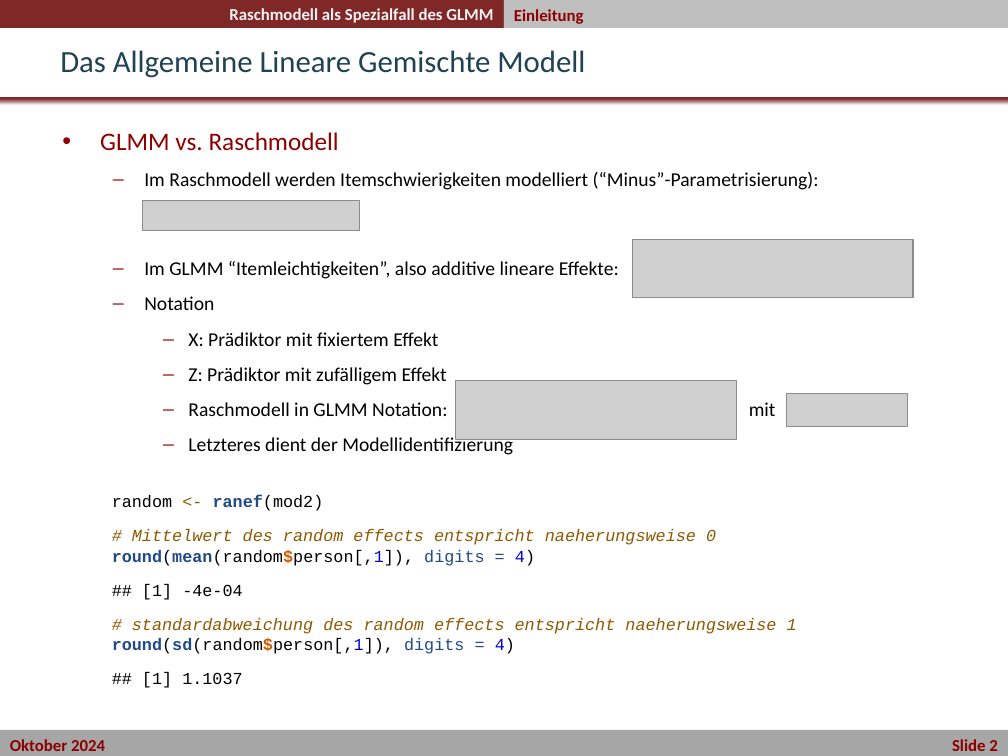
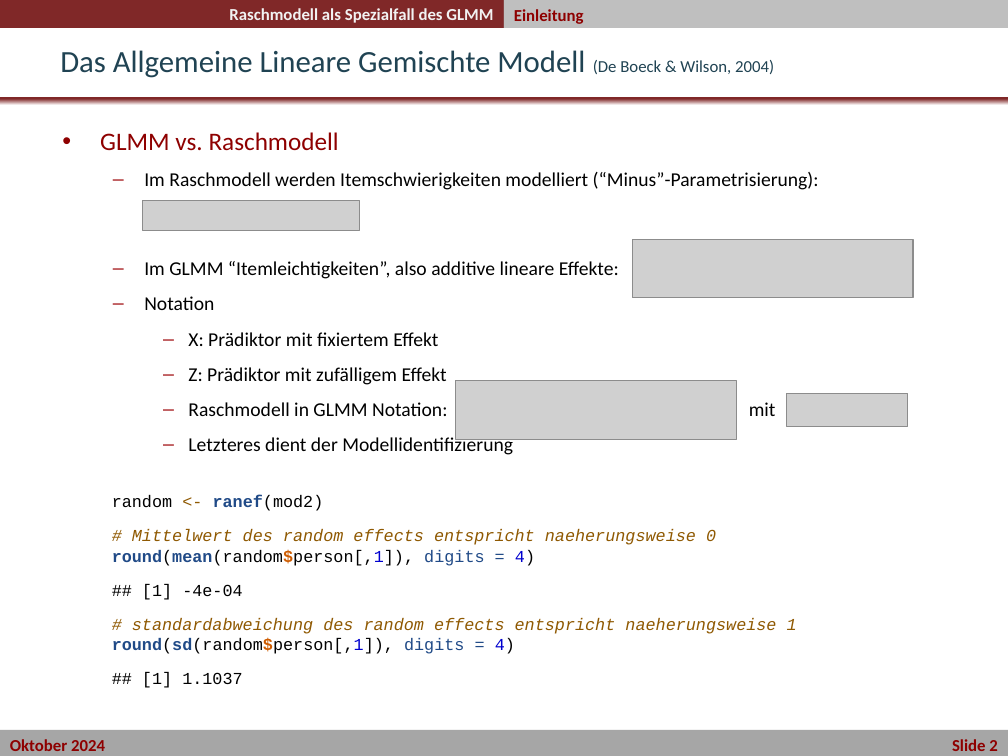
Before and after one commit to nickhaf/IRT_workshop, a slide deck: slide 3 of slides/Tag1_2Nachmittag_Nr2_Raschmodell_als_GLMM/03_Raschmodell_als_GLMM.pptx. Drawn at 1008x756 pixels with LibreOffice and Linux fonts; fonts in the diff are those of the drawing; grey boxes stand for pictures; background and template pictures are left out. Boxes give left, top, right and bottom in pixels: in the first picture for what was removed or moved away, otherwise in the second. Text is boxed around its words. In the diff, an @@ line names an element or a change of style, - is before the commit and + after.

```diff
--- a/slides/Tag1_2Nachmittag_Nr2_Raschmodell_als_GLMM/03_Raschmodell_als_GLMM.pptx
+++ b/slides/Tag1_2Nachmittag_Nr2_Raschmodell_als_GLMM/03_Raschmodell_als_GLMM.pptx
@@ title at <box>60,50,774,78</box>: text changed @@
-Das Allgemeine Lineare Gemischte Modell
+Das Allgemeine Lineare Gemischte Modell (De Boeck & Wilson, 2004)
```
Also in this commit, not shown: 1 other slide changed, 1 slide added, 5 other files.
